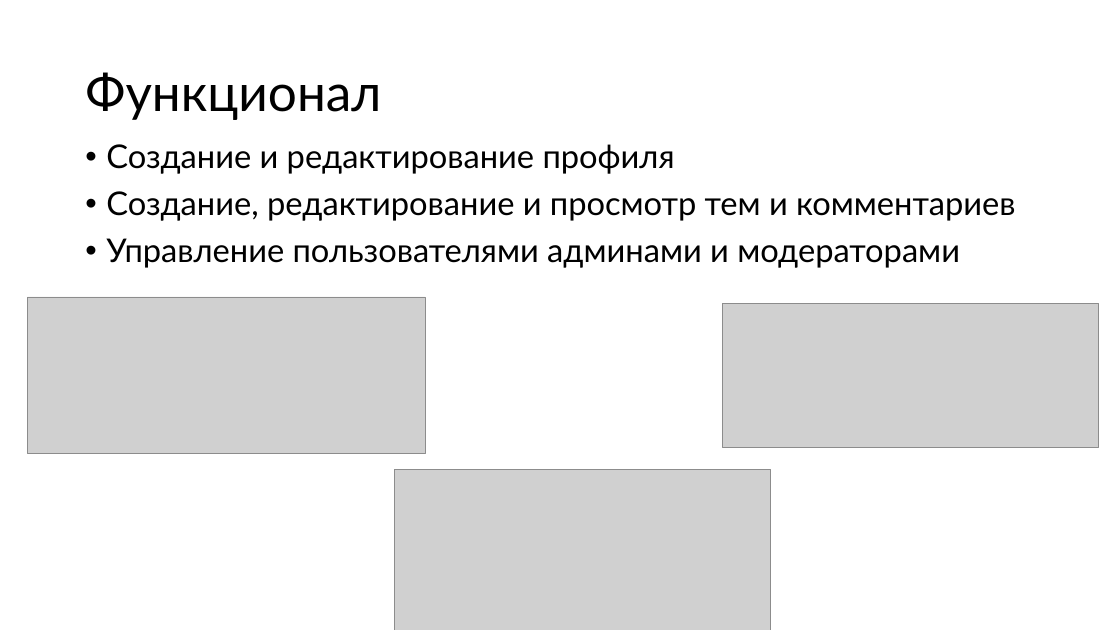
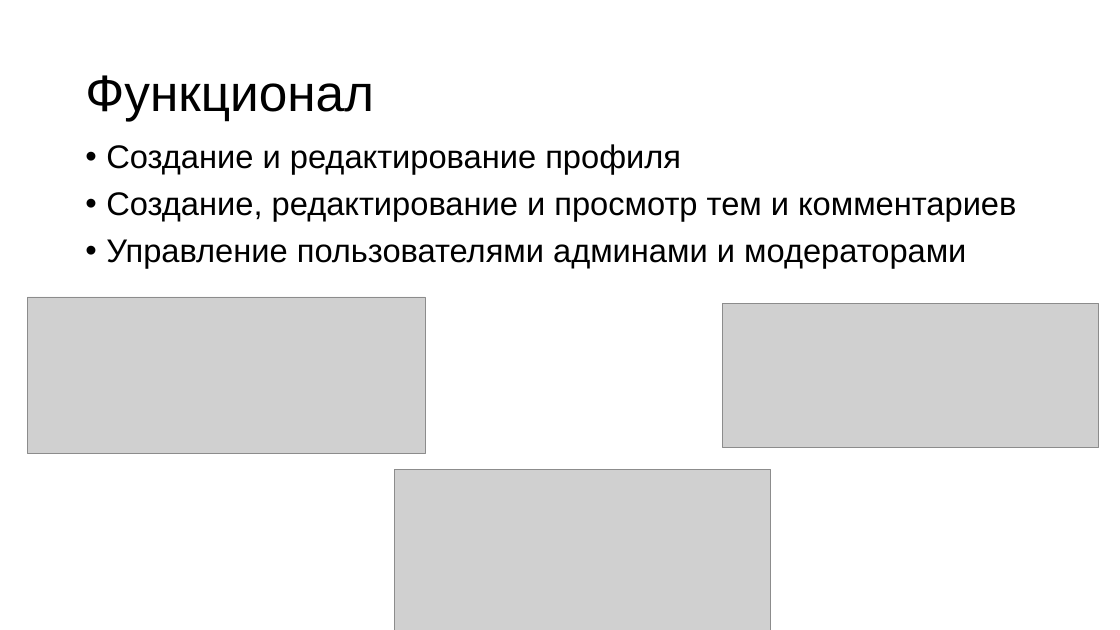
Before and after one commit to itbortnik/forum, a slide deck: slide 3 of Форум Альтернативной истории.pptx. Drawn at 1120x630 pixels with LibreOffice and Linux fonts; fonts in the diff are those of the drawing; grey boxes stand for pictures. Boxes give left, top, right and bottom in pixels: in the first picture for what was removed or moved away, otherwise in the second. Text is boxed around its words. In the diff, an @@ line names an element or a change of style, - is before the commit and + after.

```diff
--- a/Форум Альтернативной истории.pptx
+++ b/Форум Альтернативной истории.pptx
@@ title "Функционал" at (85,75,374,121): font Lato to Arial @@
@@ text "Создание и редактирование профиля" at (106,144,1016,268): font Lato to Arial @@
```
Also in this commit, not shown: 2 other slides changed.
